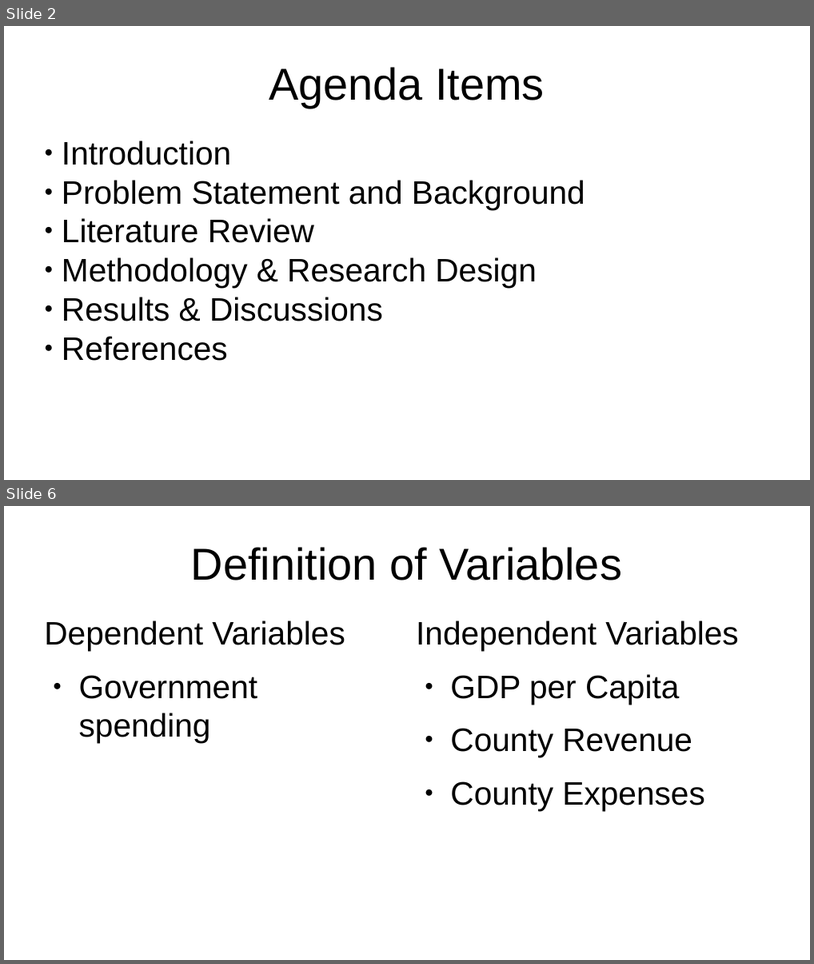
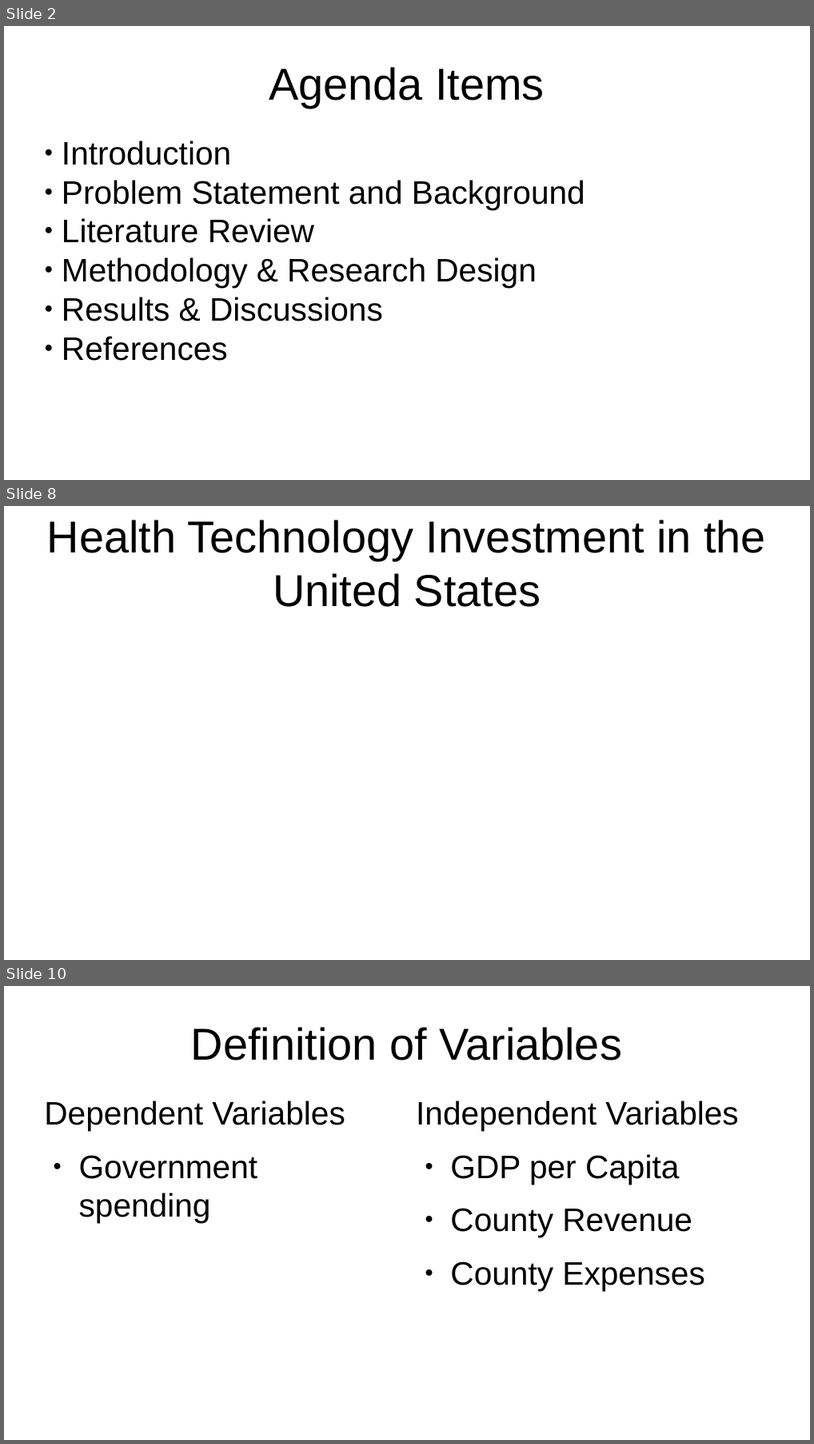
Before and after one commit to vicky-playground/EHR-GDP, a slide deck: does_gdp_impact_health_information_technology_investment.odp. Shown one above the other, each under a label of ours: slides 2 and 6 before the commit, slides 2, 8 and 10 after it; the slides between them are not shown. The pictures are 814x964 and 814x1444 pixels, drawn with LibreOffice and Linux fonts; fonts in the diff are those of the drawing. Boxes give left, top, right and bottom in pixels: in the first picture for what was removed or moved away, otherwise in the second. Text is boxed around its words. In the diff, an @@ line names an element or a change of style, - is before the commit and + after.

```diff
--- a/does_gdp_impact_health_information_technology_investment.odp
+++ b/does_gdp_impact_health_information_technology_investment.odp
@@ slide 8 added at (4, 506, 810, 960), background #FFFFFF @@
@@ title added at (47, 520, 766, 607), 44 pt, text #000000 @@
+Health Technology Investment in the United States
@@ what was slide 6 is now slide 10 @@
```
Also in this commit, not shown: 3 slides changed, 4 other slides added, 1 slide removed, 3 other files.
